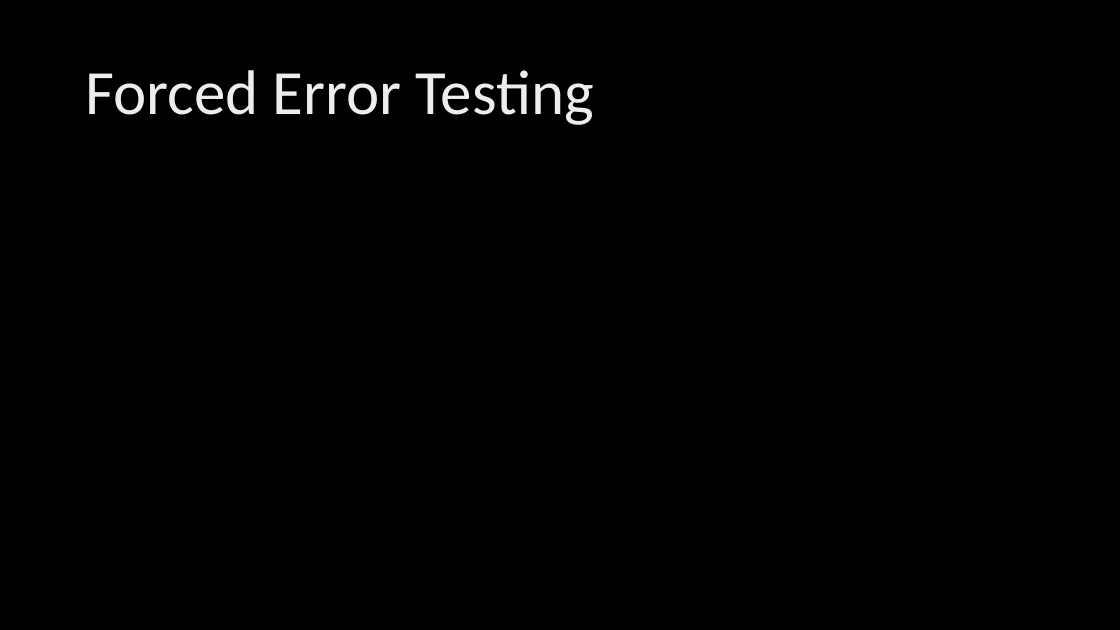
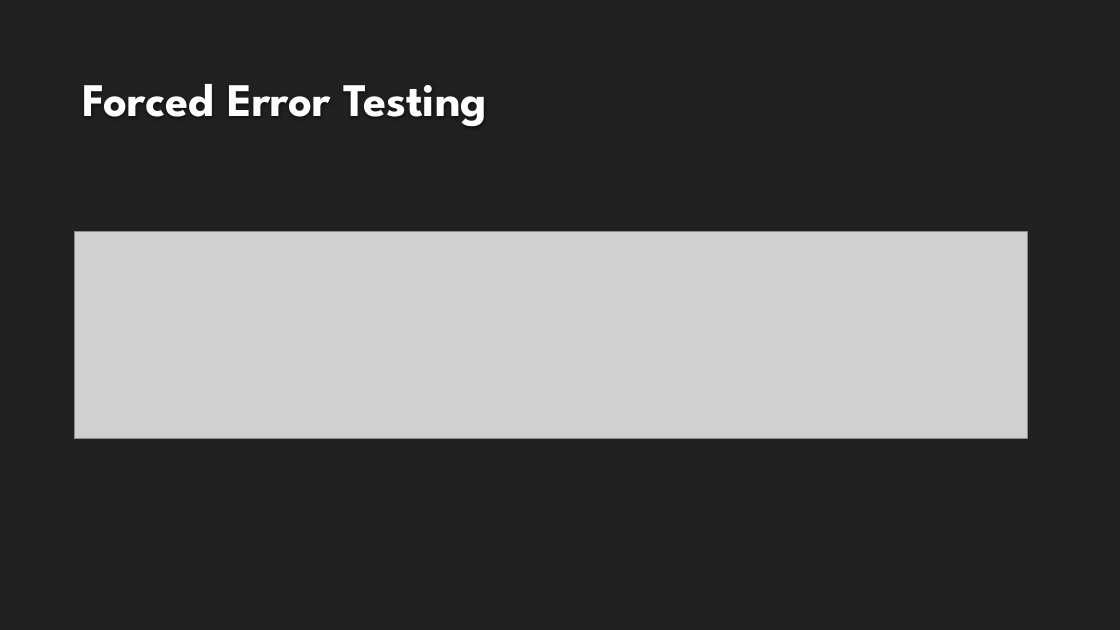
Before and after one commit to HalfMomentum/Belleza, a slide deck: slide 15 of Documentation/BELLZA WEBAPP.pptx (slide 14 before the commit). Drawn at 1120x630 pixels with LibreOffice and Linux fonts; fonts in the diff are those of the drawing; grey boxes stand for pictures; background and template pictures are left out. Boxes give left, top, right and bottom in pixels: in the first picture for what was removed or moved away, otherwise in the second. Text is boxed around its words. In the diff, an @@ line names an element or a change of style, - is before the commit and + after.

```diff
--- a/Documentation/BELLZA WEBAPP.pptx
+++ b/Documentation/BELLZA WEBAPP.pptx
@@ background picture (left out) to #212121 @@
@@ title "Forced Error Testing": place and size @@
-title "Forced Error Testing" at (85,70,594,125)
+title "Forced Error Testing" at (83,84,487,126)
@@ title "Forced Error Testing" at (83,84,487,126): size 54 to 40 pt, font Calibri to League Spartan, text colour gradient #BFBFBF to #EDEDED to #FFFFFF to #FEFEFE, bold on; line spacing 0.9 to 1; vertical alignment middle to bottom @@
@@ picture added at (75,232,1028,439) @@
```
Also in this commit, not shown: 15 other slides changed, 5 slides added, 6 slides removed, 6 other files.
